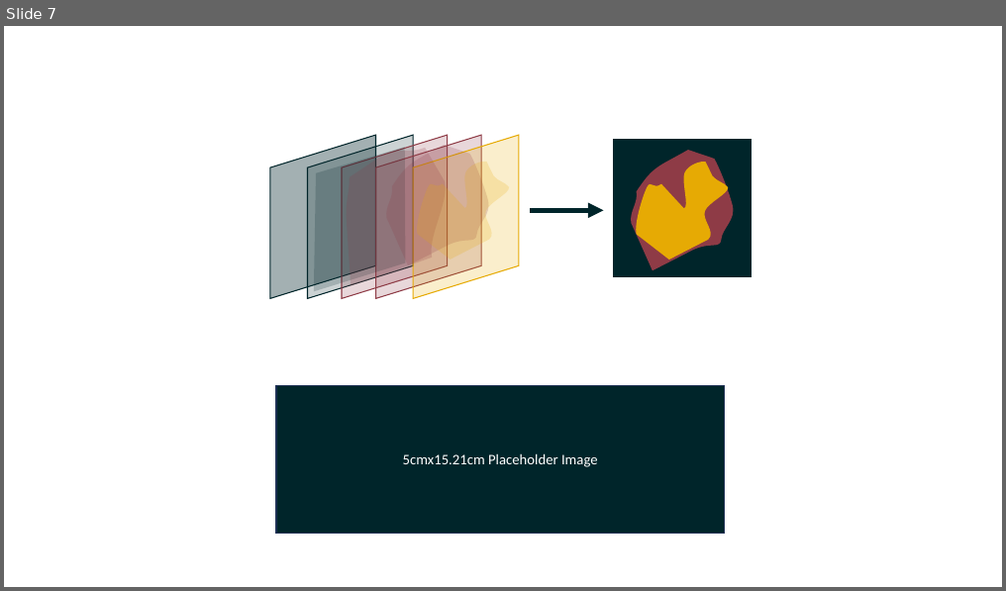
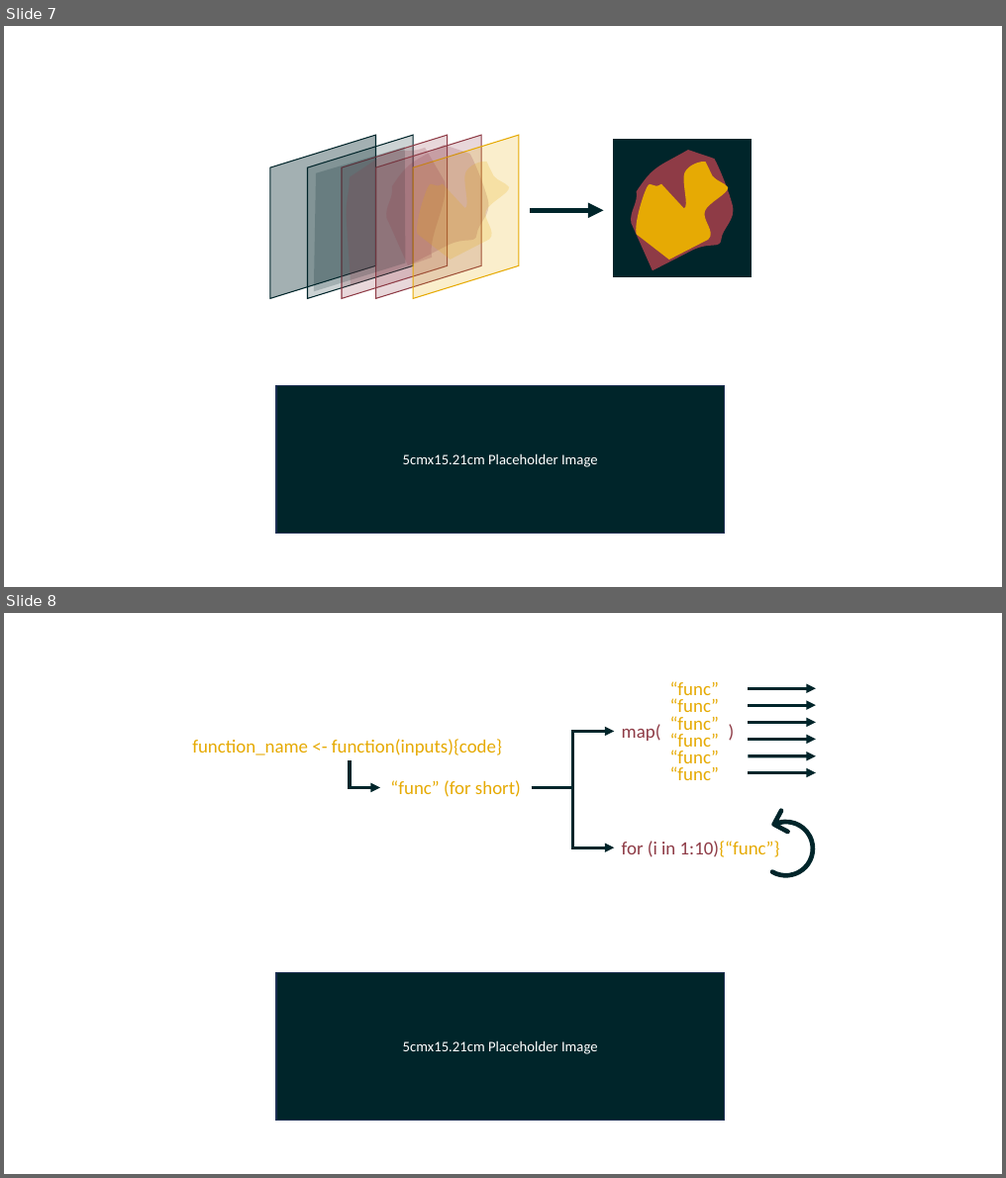
Before and after one commit to add-am/website, a slide deck: docs/images/listing_images.pptx. Shown one above the other, each under a label of ours: slide 7 before the commit, slides 7 and 8 after it. The pictures are 1006x591 and 1006x1178 pixels, drawn with LibreOffice and Linux fonts; fonts in the diff are those of the drawing. Boxes give left, top, right and bottom in pixels: in the first picture for what was removed or moved away, otherwise in the second. Text is boxed around its words. In the diff, an @@ line names an element or a change of style, - is before the commit and + after.

Commit message:
Start vectorised function blog

```diff
--- a/docs/images/listing_images.pptx
+++ b/docs/images/listing_images.pptx
@@ slide 8 added at (4,613,1002,1174), background #FFFFFF @@
@@ group added at (192,681,823,883): 10 texts, 6 arrows, 3 elbow arrows, 1 freeform shape @@
+function_name <- function(inputs){code}
+map( )
+for (i in 1:10){“func”}
+“func” (for short)
+“func”
+“func”
+“func”
+“func”
+“func”
+“func”
@@ rectangle added at (276,973,725,1121), fill #00252A, outline #1E3256 1 pt, 14 pt, text #FFFFFF @@
+5cmx15.21cm Placeholder Image
```
Also in this commit, not shown: 8 other files.
